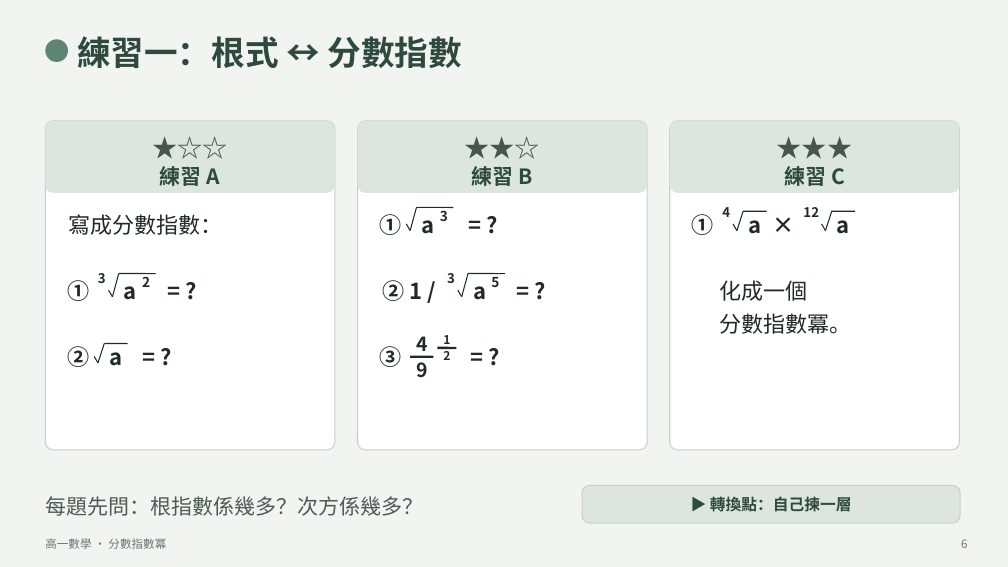
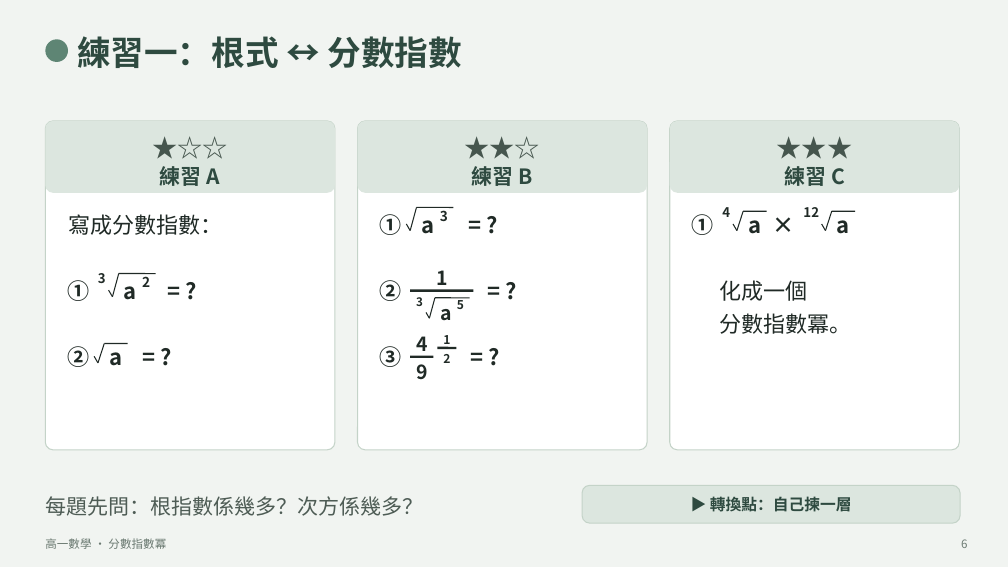
Before and after one commit to kongchilok/math-materials, a slide deck: slide 6 of 抽離教學_數學/高一數學/融合班教學資源/第一學段/03_指數與對數/教學簡報/簡報_L2_分數指數冪.pptx. Drawn at 1008x567 pixels with LibreOffice and Linux fonts; fonts in the diff are those of the drawing. Boxes give left, top, right and bottom in pixels: in the first picture for what was removed or moved away, otherwise in the second. Text is boxed around its words. In the diff, an @@ line names an element or a change of style, - is before the commit and + after.

```diff
--- a/抽離教學_數學/高一數學/融合班教學資源/第一學段/03_指數與對數/教學簡報/簡報_L2_分數指數冪.pptx
+++ b/抽離教學_數學/高一數學/融合班教學資源/第一學段/03_指數與對數/教學簡報/簡報_L2_分數指數冪.pptx
@@ text at box(380, 280, 402, 301): text changed @@
-② 1 /
+②
@@ line added from (410, 290) to (473, 290), #202A26 2.25 pt @@
@@ text "3": place and size @@
-text "3" at box(447, 273, 455, 283)
+text "3" at box(416, 297, 423, 306)
@@ text "3" at box(416, 297, 423, 306): size 12.6 to 11.1 pt @@
@@ line moved from (462, 297) - (468, 274) to (430, 318) - (435, 298) @@
@@ line moved from (468, 274) - (505, 274) to (435, 298) - (470, 298) @@
@@ text "a": place and size @@
-text "a" at box(473, 286, 486, 300)
+text "a" at box(440, 309, 451, 321)
@@ text "a" at box(440, 309, 451, 321): size 21 to 18.5 pt @@
@@ text added at box(436, 270, 447, 291), 18.5 pt, text #202A26, bold @@
+1
@@ text "5": place and size @@
-text "5" at box(491, 273, 499, 287)
+text "5" at box(457, 297, 464, 309)
@@ text "5" at box(457, 297, 464, 309): size 13 to 11.5 pt @@
@@ text "= ?": place and size @@
-text "= ?" at box(507, 274, 551, 307)
+text "= ?" at box(477, 274, 522, 307)
@@ line moved from (458, 290) - (462, 297) to (426, 312) - (430, 318) @@
@@ text "9" rewrapped from box(416, 357, 427, 377) to box(416, 364, 427, 379) @@
@@ text "2": place and size @@
-text "2" at box(443, 348, 450, 360)
+text "2" at box(443, 354, 450, 363)
```
Also in this commit, not shown: 5 other slides changed, 3 other files.
